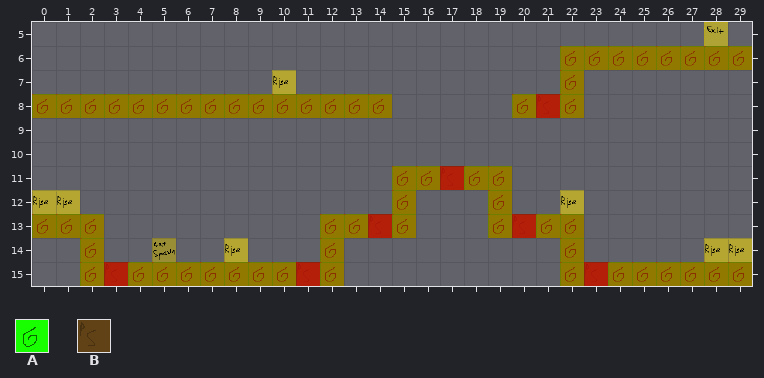
Tiled map (JSON) -- res/level/4.json. Above is the file before it was changed.
Cells are 32x32 px. Shown: x 0..29, y 5..15.
Key: from "tileset": A 0, B 1.
_ is an empty cell.
Layers that did not change in this view are not listed.
Layer "level" before, first column x 0:
 5 ______________________________
 6 ______________________AAAAAAAA
 7 ______________________A_______
 8 AAAAAAAAAAAAAAA_____ABA_______
 9 ______________________________
10 ______________________________
11 _______________AABAA__________
12 _______________A___A__________
13 AAA_________AABA___ABAA_______
14 __A_________A_________A_______
15 __ABAAAAAAABA_________ABAAAAAA
New version:
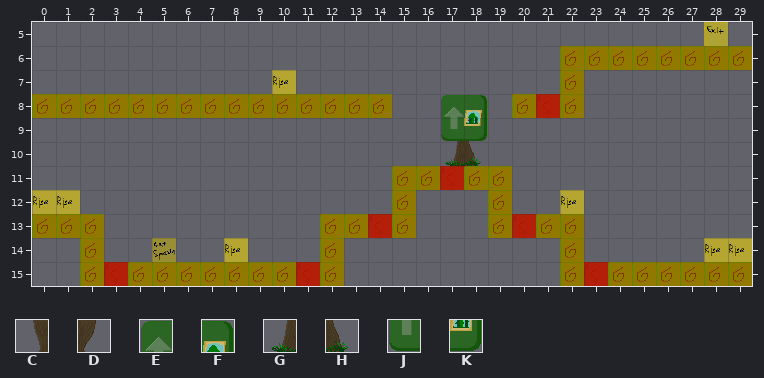
Further tiles: from "tileset": C 353, D 354, E 355, F 356, G 373, H 374, J 375, K 376.
The exact change:
Changed rows in their new state; . is an unchanged cell.
Layer "level":
first column x 17:
 9 CD
10 GH
Layer "detail":
first column x 17:
 8 EF
 9 JK
Changed places in both pictures, as pixel boxes (x1, y1, x2, y2):
added: (441, 95, 487, 166)
